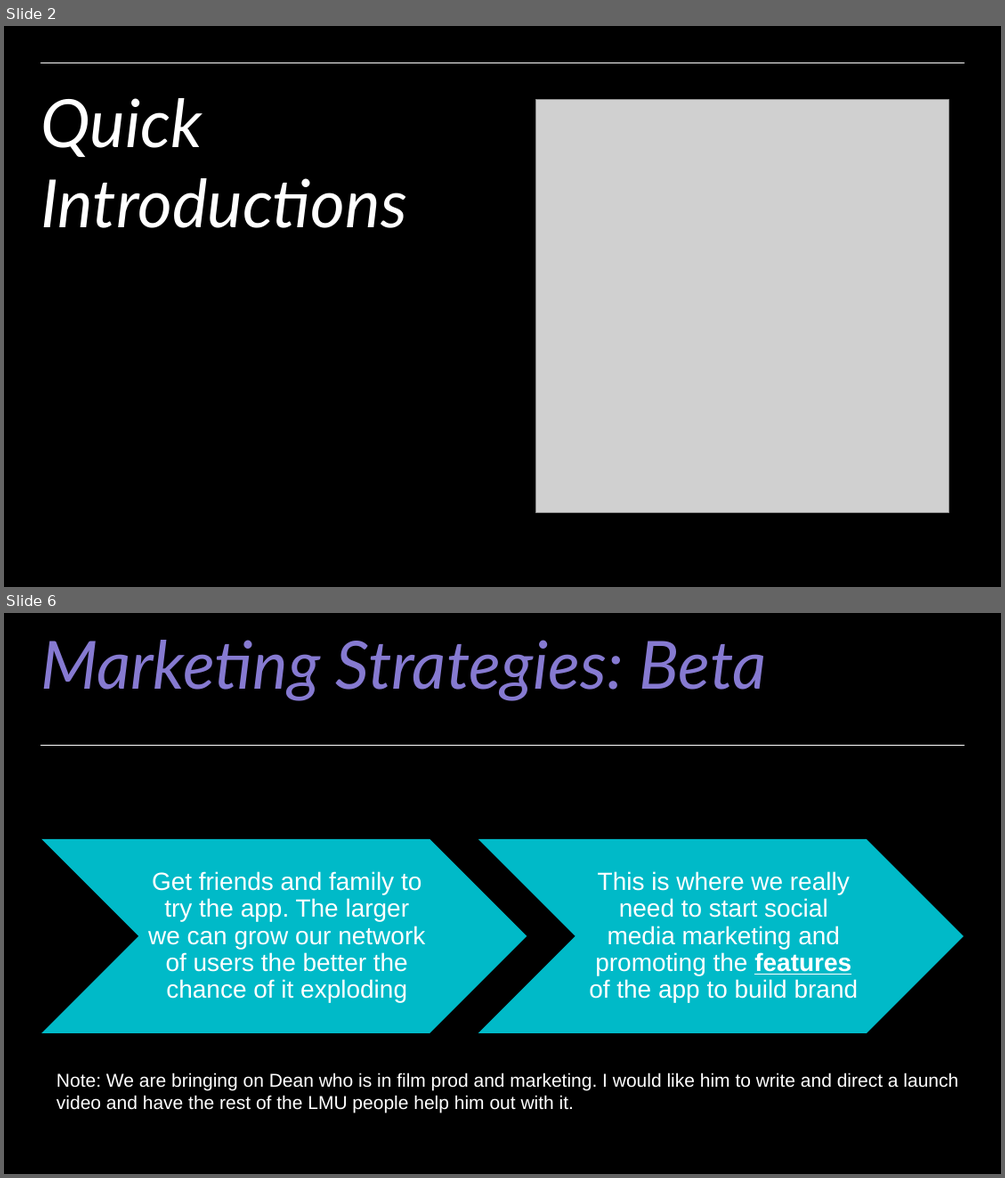
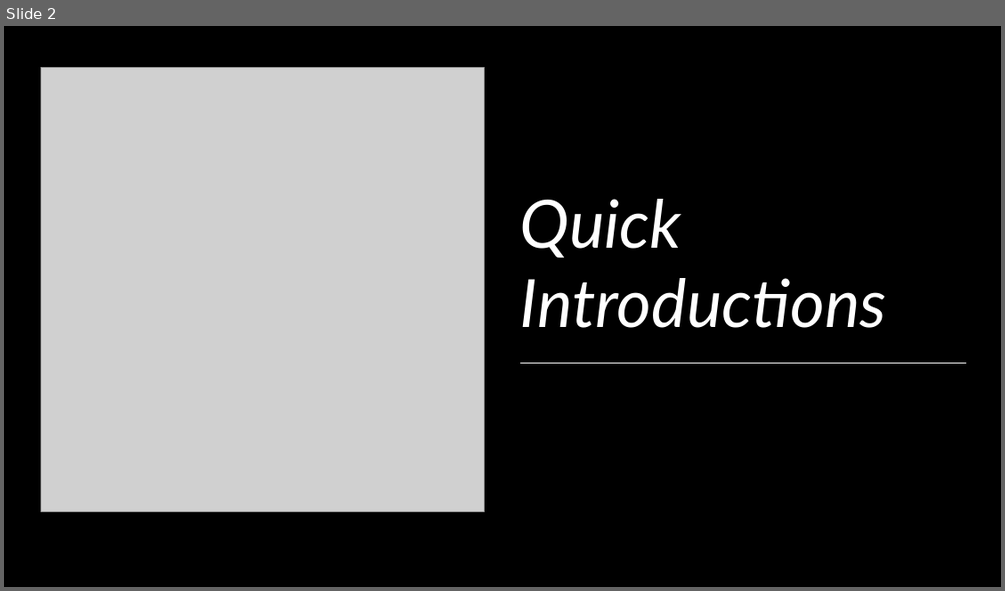
Before and after one commit to NickKasten/Kasmajonesattoni, a slide deck: Datathon_Presentation.pptx. Shown one above the other, each under a label of ours: slides 2 and 6 before the commit, slide 2 after it; the slides between them are not shown. The pictures are 1005x1178 and 1005x591 pixels, drawn with LibreOffice and Linux fonts; fonts in the diff are those of the drawing; grey boxes stand for pictures. Boxes give left, top, right and bottom in pixels: in the first picture for what was removed or moved away, otherwise in the second. Text is boxed around its words. In the diff, an @@ line names an element or a change of style, - is before the commit and + after.

```diff
--- a/Datathon_Presentation.pptx
+++ b/Datathon_Presentation.pptx
@@ slide 6 removed at [4,613,1001,1174], background #000000 @@
@@ title removed at [40,640,767,701] @@
-Marketing Strategies: Beta
@@ line removed from (40, 745) to (964, 745) @@
@@ group removed at [41,839,963,1033]: 2 chevrons, 2 texts @@
-Get friends and family to try the app. The larger we can grow our network of users the better the chance of it exploding
-This is where we really need to start social media marketing and promoting the features of the app to build brand
@@ text removed at [57,1072,958,1112] @@
-Note: We are bringing on Dean who is in film prod and marketing. I would like him to write and direct a launch video and have the rest of the LMU people help him out with it.
@@ slide 2 changed as well @@
@@ picture: place and size @@
-picture at [535,99,948,512]
+picture at [40,68,484,511]
@@ line removed from (40, 62) to (964, 62) @@
@@ title "Quick Introductions": place and size @@
-title "Quick Introductions" at [40,98,407,228]
+title "Quick Introductions" at [520,199,887,328]
@@ line added from (521, 363) to (966, 363), #FFFFFF 0.5 pt @@
```
Also in this commit, not shown: 1 other slide changed, 8 slides added, 8 other slides removed.
